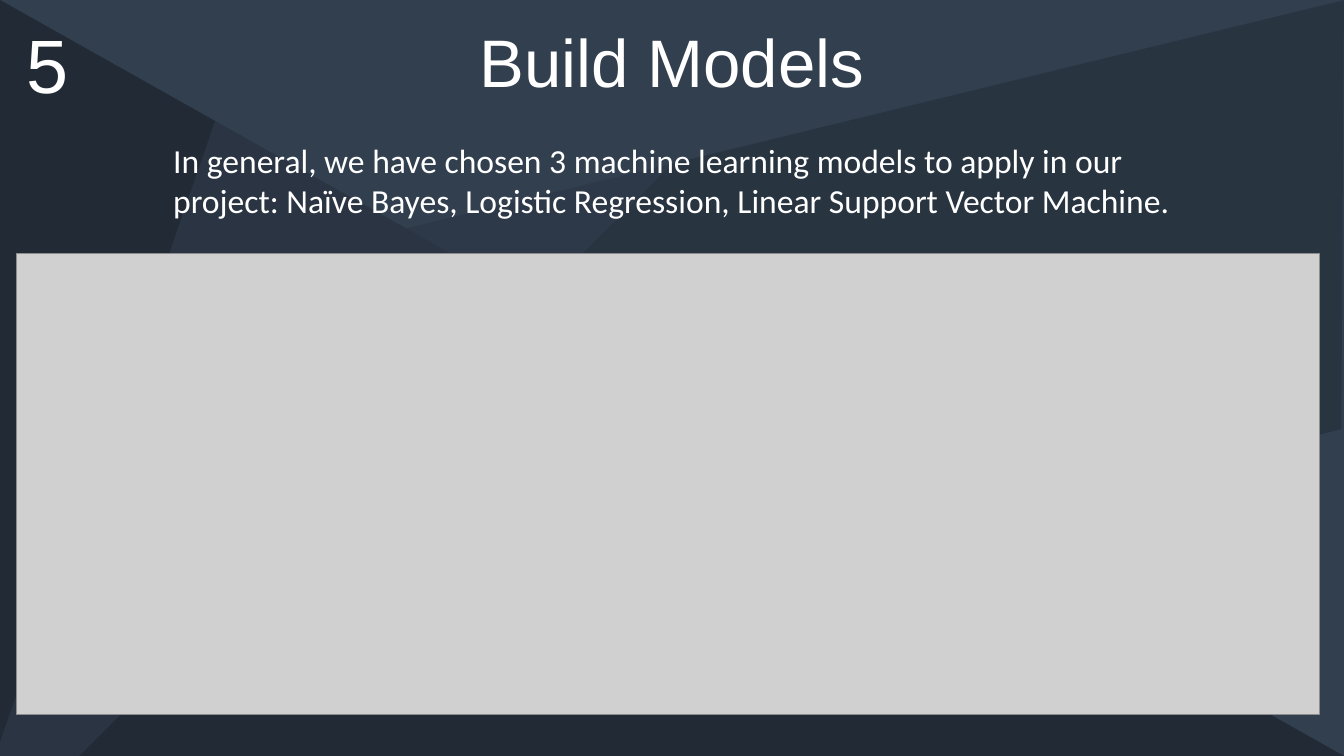
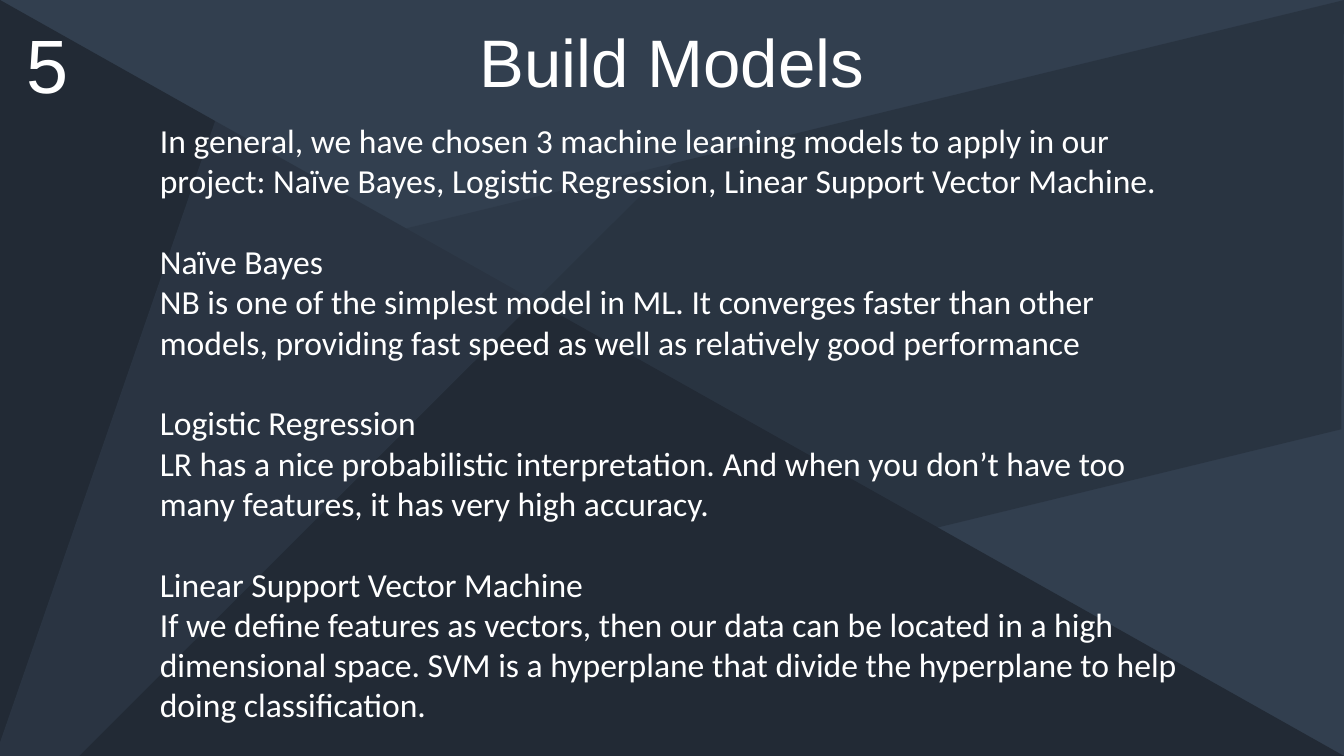
Before and after one commit to metalhacker/CrimeAnalysisProject, a slide deck: slide 8 of Presentation.pptx. Drawn at 1344x756 pixels with LibreOffice and Linux fonts; fonts in the diff are those of the drawing; grey boxes stand for pictures. Boxes give left, top, right and bottom in pixels: in the first picture for what was removed or moved away, otherwise in the second. Text is boxed around its words. In the diff, an @@ line names an element or a change of style, - is before the commit and + after.

```diff
--- a/Presentation.pptx
+++ b/Presentation.pptx
@@ text "In general, we have chosen ...": place and size @@
-text "In general, we have chosen ..." at [173, 149, 1169, 219]
+text "In general, we have chosen ..." at [160, 129, 1177, 723]
@@ picture removed at [16, 254, 1320, 715] @@
@@ text at [160, 252, 1177, 723]: paragraphs added @@
+Naïve Bayes
+NB is one of the simplest model in ML. It converges faster than other models, providing fast speed as well as relatively good performance
+Logistic Regression
+LR has a nice probabilistic interpretation. And when you don’t have too many features, it has very high accuracy.
+Linear Support Vector Machine
+If we define features as vectors, then our data can be located in a high dimensional space. SVM is a hyperplane that divide the hyperplane to help doing classification.
```
Also in this commit, not shown: 1 slide added.
